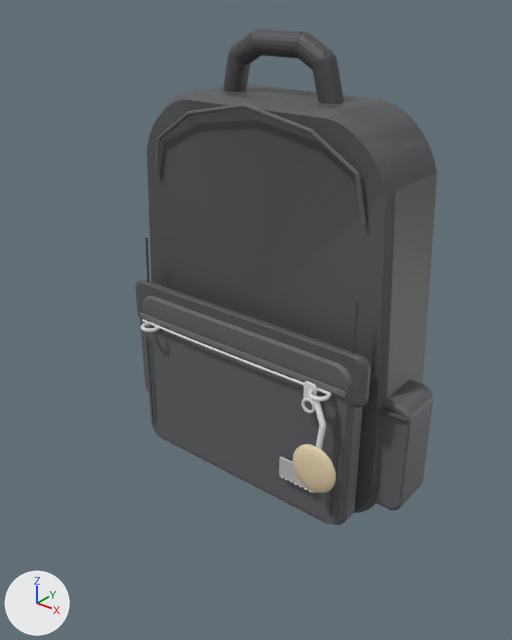
Two versions of the glTF model site/models/bag-charm.glb, one commit apart.
Before and after are seen from a camera (50 mm lens) standing at (2.92, -3.86, 2.17) and looking at (-0.02, -0.17, -0.11). Arrows for +X, +Y and +Z are at lower left; the lights stay in place. The picture after the commit comes second. Where no turn or scale is listed for an object, it has been applied to the vertices.

Script lines for the objects in view, before the commit:
```python
me_bag_charm__mesh001 = bpy.data.meshes.new('bag-charm__mesh001')
me_bag_charm__mesh001.from_pydata(...)  # 338 vertices, 640 faces; spans x -0.89..0.89, y -0.32..-0.26, z 0.84..1.45
me_bag_charm__mesh001.materials.append(mat_defaultmaterial_001)
me_bag_charm__mesh030 = bpy.data.meshes.new('bag-charm__mesh030')
me_bag_charm__mesh030.from_pydata(...)  # 85 vertices, 160 faces; spans x 0.762..0.891, y -0.651..-0.54, z -0.623..-0.278
me_bag_charm__mesh030.materials.append(mat_defaultmaterial_030)
me_bag_charm__mesh031 = bpy.data.meshes.new('bag-charm__mesh031')
me_bag_charm__mesh031.from_pydata(...)  # an icosphere of 320 faces spanning x 0.69..1.03, y -0.715..-0.625, z -0.92..-0.56
me_bag_charm__mesh031.materials.append(mat_defaultmaterial_031)
ob_bag_charm__n001 = bpy.data.objects.new('bag-charm__n001', me_bag_charm__mesh001)
ob_bag_charm__n001.location = (0.0, 0.0, 0.0)
ob_bag_charm__n030 = bpy.data.objects.new('bag-charm__n030', me_bag_charm__mesh030)
ob_bag_charm__n030.parent = ob_world
ob_bag_charm__n030.location = (0.0, 0.0, 0.0)
ob_bag_charm__n031 = bpy.data.objects.new('bag-charm__n031', me_bag_charm__mesh031)
ob_bag_charm__n031.parent = ob_world
ob_bag_charm__n031.location = (0.0, 0.0, 0.0)
# also in view: 'bag-charm__n002' at (0.0, -0.35, -0.72); 'bag-charm__n012' at (0.0, 0.05, 1.61); 'bag-charm__n000' at (0.0, 0.09, -0.01); 'bag-charm__n003' at (0.0, -0.48, -0.23); 'bag-charm__n005' at (0.0, -0.39, -0.16)
```
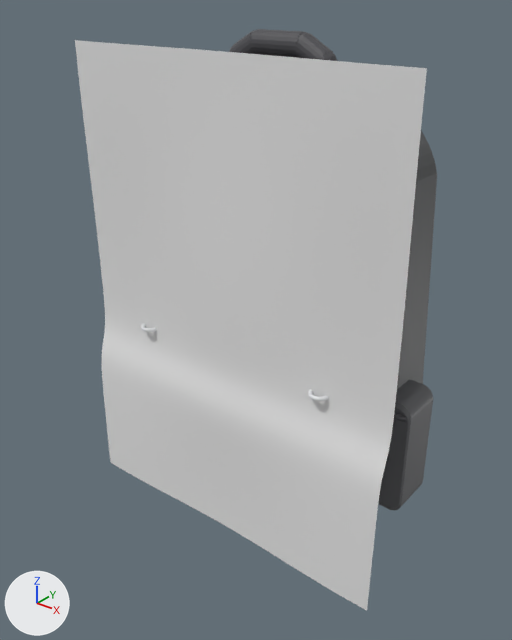
What differs and where, as boxes [x1, y1, x2, y2] in the pictures (512 x 640 px):
'photo_bag-charm', added: after [75, 40, 427, 610]
'bag-charm__n031', no longer drawn: before [293, 444, 336, 493]
'bag-charm__n030', no longer drawn: before [313, 400, 326, 449]
'bag-charm__n000', unchanged, covered by the edit: before [147, 84, 437, 513]; after [397, 131, 437, 390]
'bag-charm__n002', unchanged, covered by the edit: before [142, 296, 363, 525]
'bag-charm__n005', unchanged, covered by the edit: before [135, 280, 371, 408]
'bag-charm__n001', unchanged, covered by the edit: before [155, 103, 366, 224]

The edits, one by one:
Material 'photo_projected_bag_front' (mat_photo_projected_bag_front) is new.
Its base color is (0.8, 0.8, 0.8) (white #e7e7e7).
Its roughness is 0.98.
Mesh me_photo_projected_bag_charm_front is new.
It has 4503 vertices, 8736 faces and spans x -1.32..1.32, y -0.63..-0.52, z -1.75..1.77.
It uses material mat_photo_projected_bag_front (its picture is missing).
Object 'bag-charm__n030' (ob_bag_charm__n030) now shows nothing instead of me_bag_charm__mesh030.
Object 'bag-charm__n031' (ob_bag_charm__n031) now shows nothing instead of me_bag_charm__mesh031.
Object 'photo_bag-charm' (ob_photo_bag_charm) is new; it shows me_photo_projected_bag_charm_front.
Its location is (0.0, 0.0, 0.0).
